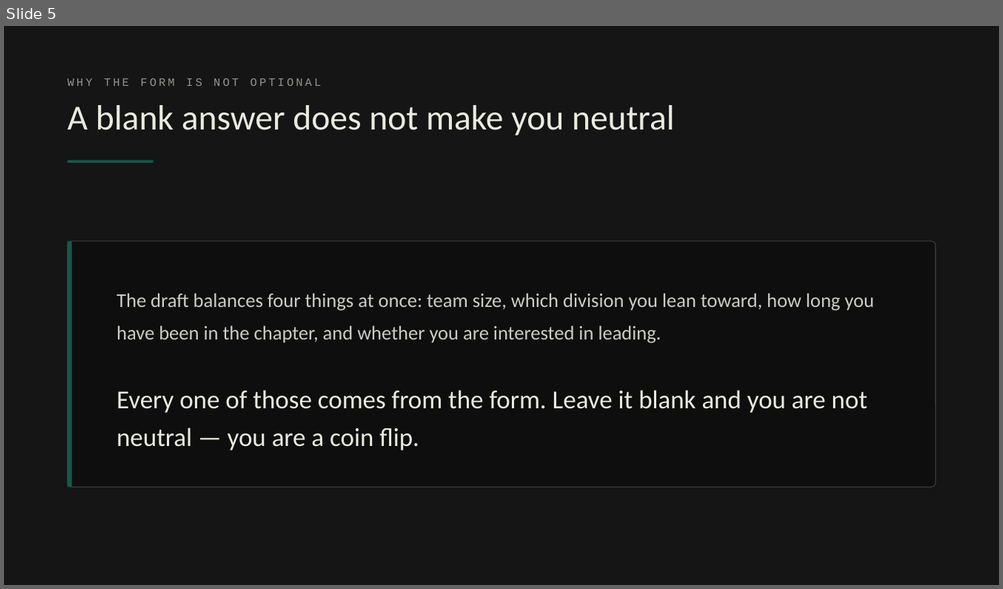
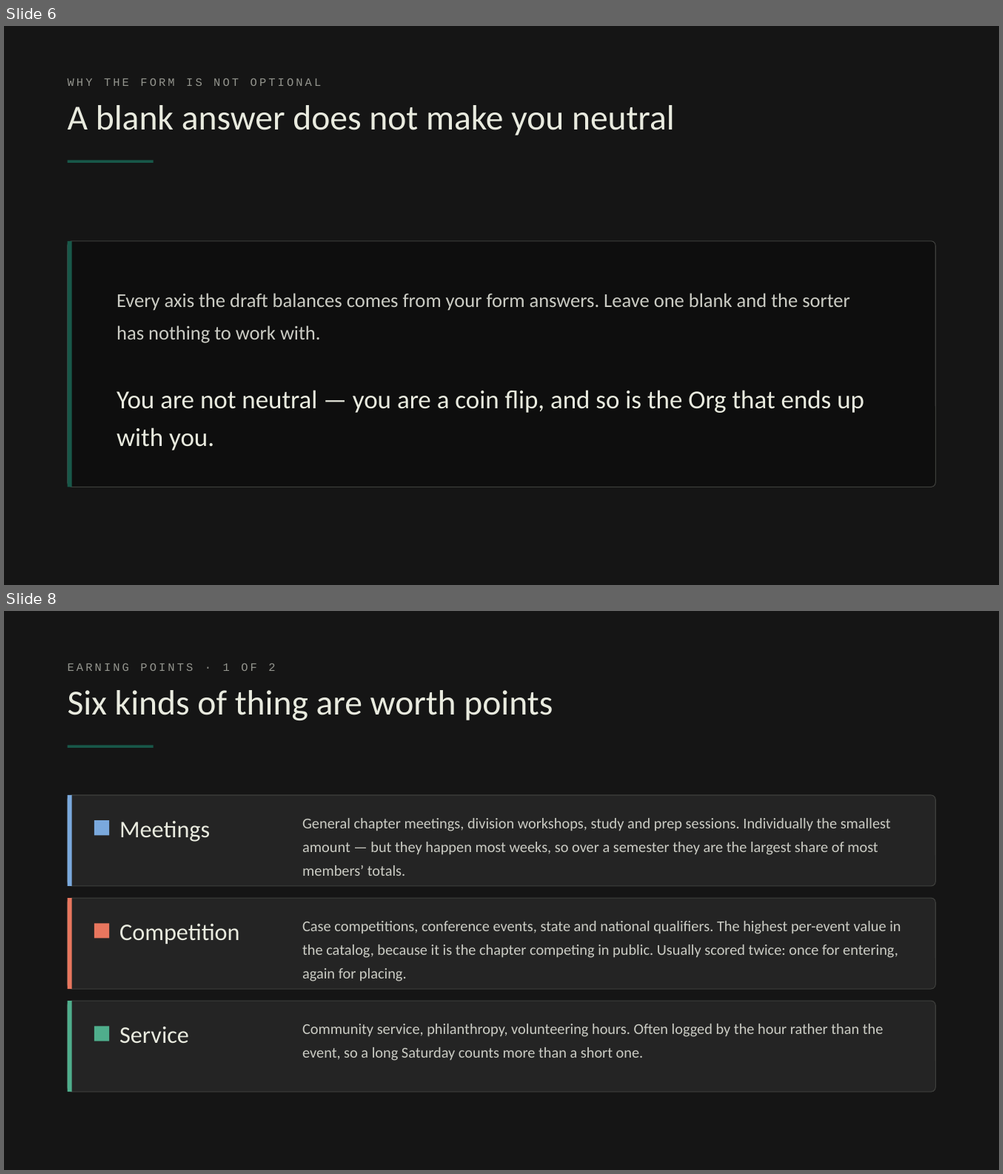
Before and after one commit to Slifronic/org-draft, a slide deck: slides/PBL-orientation.pptx. Shown one above the other, each under a label of ours: slide 5 before the commit, slides 6 and 8 after it; the slides between them are not shown. The pictures are 1003x589 and 1003x1174 pixels, drawn with LibreOffice and Linux fonts; fonts in the diff are those of the drawing. Boxes give left, top, right and bottom in pixels: in the first picture for what was removed or moved away, otherwise in the second. Text is boxed around its words. In the diff, an @@ line names an element or a change of style, - is before the commit and + after.

```diff
--- a/slides/PBL-orientation.pptx
+++ b/slides/PBL-orientation.pptx
@@ slide 8 added at (4, 611, 999, 1170), background #151515 @@
@@ text added at (68, 664, 275, 671), 11 pt, text #94958E @@
+EARNING POINTS · 1 OF 2
@@ text added at (68, 690, 552, 721), 34 pt, text #E9EBDF @@
+Six kinds of thing are worth points
@@ rectangle added at (68, 745, 153, 749), fill #185849 @@
@@ rounded rectangle added at (68, 795, 935, 886), fill #242424, outline #3F403D 0.75 pt @@
@@ rectangle added at (68, 795, 72, 886), fill #7AA9DD @@
@@ rectangle added at (94, 820, 109, 835), fill #7AA9DD @@
@@ text added at (119, 821, 210, 842), 23 pt, text #E9EBDF @@
+Meetings
@@ text added at (302, 818, 891, 876), 14.5 pt, text #CBCCC4 @@
+General chapter meetings, division workshops, study and prep sessions. Individually the smallest amount — but they happen most weeks, so over a semester they are the largest share of most members’ totals.
@@ rounded rectangle added at (68, 898, 935, 989), fill #242424, outline #3F403D 0.75 pt @@
@@ rectangle added at (68, 898, 72, 989), fill #E8765E @@
@@ text added at (302, 921, 900, 982), 14.5 pt, text #CBCCC4 @@
+Case competitions, conference events, state and national qualifiers. The highest per-event value in the catalog, because it is the chapter competing in public. Usually scored twice: once for entering, again for placing.
@@ rectangle added at (94, 923, 109, 939), fill #E8765E @@
@@ text added at (119, 924, 239, 944), 23 pt, text #E9EBDF @@
+Competition
@@ rounded rectangle added at (68, 1001, 935, 1092), fill #242424, outline #3F403D 0.75 pt @@
@@ rectangle added at (68, 1001, 72, 1092), fill #4FAE8C @@
@@ rectangle added at (94, 1027, 109, 1042), fill #4FAE8C @@
@@ text added at (119, 1027, 189, 1043), 23 pt, text #E9EBDF @@
+Service
@@ text added at (302, 1024, 883, 1061), 14.5 pt, text #CBCCC4 @@
+Community service, philanthropy, volunteering hours. Often logged by the hour rather than the event, so a long Saturday counts more than a short one.
@@ what was slide 5 is now slide 6 @@
@@ slide 6 changed as well @@
@@ text at (116, 293, 850, 343): text changed @@
-The draft balances four things at once: team size, which division you lean toward, how long you have been in the chapter, and whether you are interested in leading.
+Every axis the draft balances comes from your form answers. Leave one blank and the sorter has nothing to work with.
@@ text at (116, 390, 864, 451): text changed @@
-Every one of those comes from the form. Leave it blank and you are not neutral — you are a coin flip.
+You are not neutral — you are a coin flip, and so is the Org that ends up with you.
```
Also in this commit, not shown: 7 other slides changed, 7 other slides added, 8 slides removed, 4 other files.
